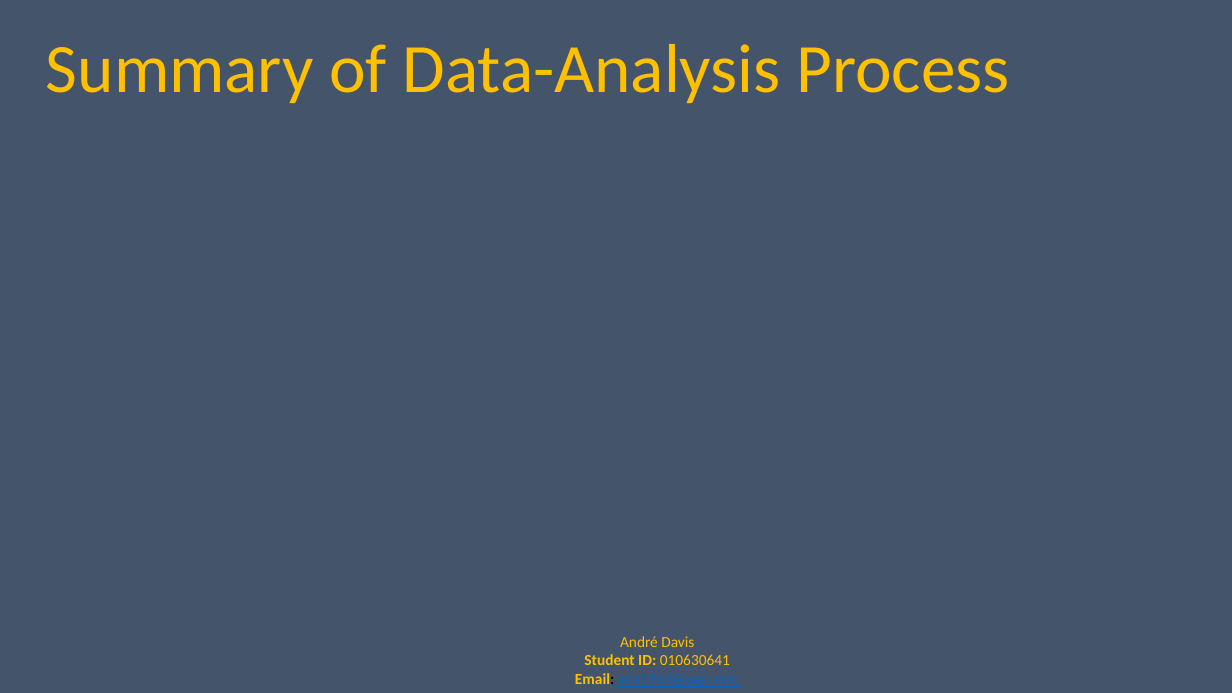
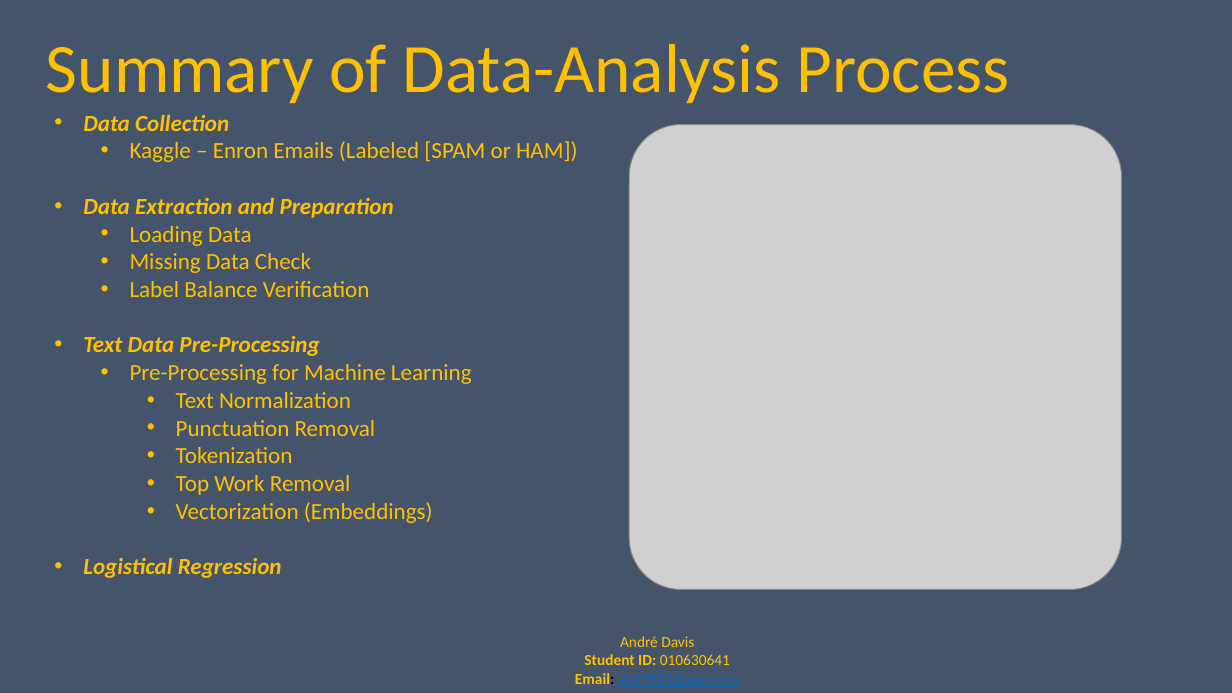
Before and after one commit to CubicleJockey/WGU.MSDA, a slide deck: slide 3 of Classes/D214 - Data Analytics Graduate Capstone/Performance Assessment(s)/Task 3/D214-nkm2-task3-presentation-of-findings.pptx. Drawn at 1232x693 pixels with LibreOffice and Linux fonts; fonts in the diff are those of the drawing; grey boxes stand for pictures; background and template pictures are left out. Boxes give left, top, right and bottom in pixels: in the first picture for what was removed or moved away, otherwise in the second. Text is boxed around its words. In the diff, an @@ line names an element or a change of style, - is before the commit and + after.

Commit message:
Powerpoint check point.

```diff
--- a/Classes/D214 - Data Analytics Graduate Capstone/Performance Assessment(s)/Task 3/D214-nkm2-task3-presentation-of-findings.pptx
+++ b/Classes/D214 - Data Analytics Graduate Capstone/Performance Assessment(s)/Task 3/D214-nkm2-task3-presentation-of-findings.pptx
@@ text added at [83, 115, 578, 578], 18 pt, text #FFC000 @@
+• Data Collection
+  • Kaggle – Enron Emails (Labeled [SPAM or HAM])
+• Data Extraction and Preparation
+  • Loading Data
+  • Missing Data Check
+  • Label Balance Verification
+• Text Data Pre-Processing
+  • Pre-Processing for Machine Learning
+    • Text Normalization
+    • Punctuation Removal
+    • Tokenization
+    • Top Work Removal
+    • Vectorization (Embeddings)
+• Logistical Regression
@@ picture added at [629, 125, 1122, 590] @@
```
Also in this commit, not shown: 2 slides added, 2 slides removed.
